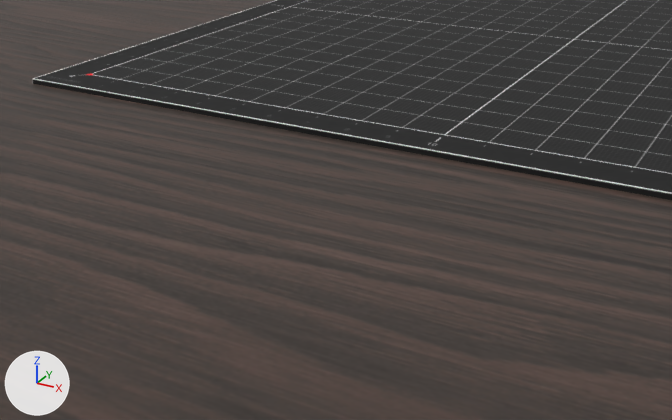
A saved change to the glTF model docs/data/models/environment/environment_V01.gltf.
Camera for both pictures: a 50 mm camera at (0.1706, -0.177, 0.0653) aimed at (0.0959, -0.041, -0.0026). Lighting does not change. The marker at lower left points along +X, +Y and +Z. Where no turn or scale is listed for an object, it has been applied to the vertices.

The first picture shows 'measurement pad', 'table'.
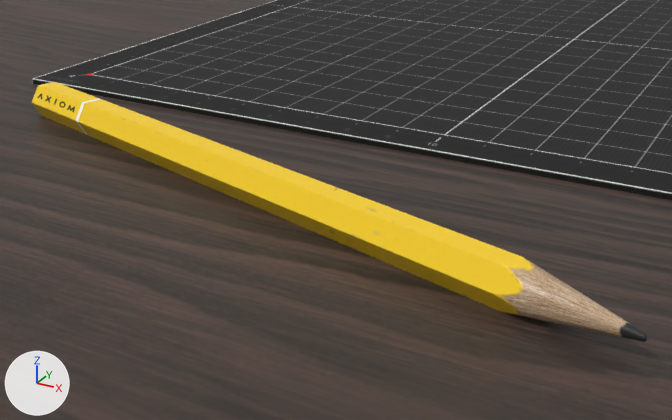
Commit message: - Small updates for environment and main scene

Pixel boxes [x1, y1, x2, y2] of what changed, in the pictures (672 x 420 px):
'pencil', added (yellow)
    after: [32, 82, 648, 342]

What the commit changed:
Picture 'pencil-texture' (img_pencil_texture) is new.
Material 'pencil' (mat_pencil) is new.
Its texture is img_pencil_texture.
Its roughness is 0.377.
Mesh me_cylinder is new.
It has 172 vertices, 340 faces and spans x -0.0781..0.067, y -0.0195..0.0259, z -0.0036..0.0036.
It uses material mat_pencil (picture img_pencil_texture).
Object 'pencil' (ob_pencil) is new; it shows me_cylinder.
Its location is (0.089, -0.0486, 0.0023).
